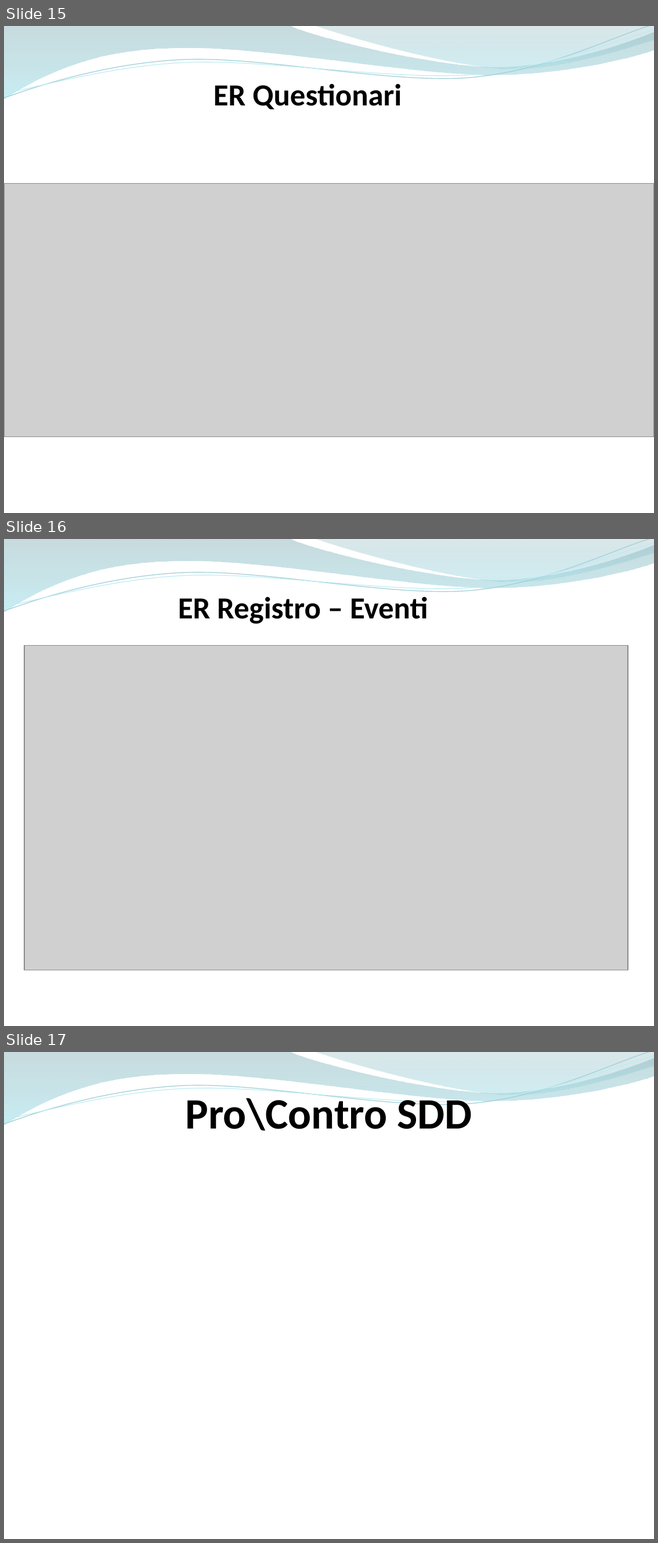
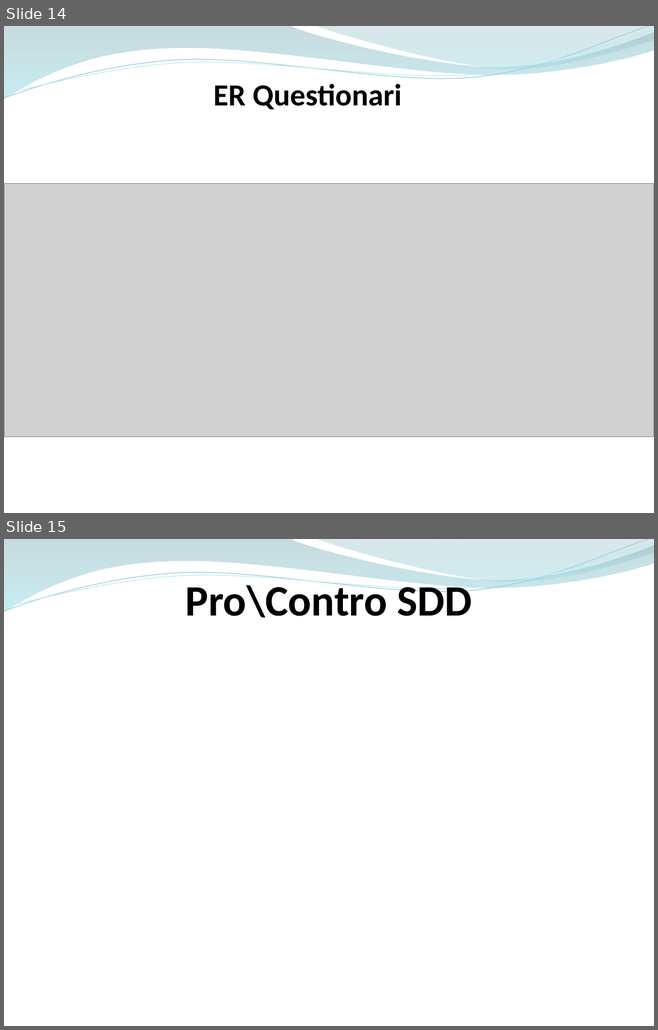
Before and after one commit to ammirate/at-silo, a slide deck: Presentazione/Atsilo3/Atsilo_H_PresentazioneFinale.pptx. Shown one above the other, each under a label of ours: slides 15, 16 and 17 before the commit, slides 14 and 15 after it. The pictures are 658x1543 and 658x1030 pixels, drawn with LibreOffice and Linux fonts; fonts in the diff are those of the drawing; grey boxes stand for pictures. Boxes give left, top, right and bottom in pixels: in the first picture for what was removed or moved away, otherwise in the second. Text is boxed around its words. In the diff, an @@ line names an element or a change of style, - is before the commit and + after.

```diff
--- a/Presentazione/Atsilo3/Atsilo_H_PresentazioneFinale.pptx
+++ b/Presentazione/Atsilo3/Atsilo_H_PresentazioneFinale.pptx
@@ slide 16 removed at box(4, 539, 654, 1026), background #FFFFFF; not listed: 4 template elements that a slide beside it also shows @@
@@ text removed at box(178, 597, 427, 624) @@
-ER Registro – Eventi
@@ picture removed at box(24, 646, 628, 971) @@
@@ what was slide 15 is now slide 14 @@
@@ what was slide 17 is now slide 15 @@
```
Also in this commit, not shown: 3 slides changed, 2 other slides removed.
